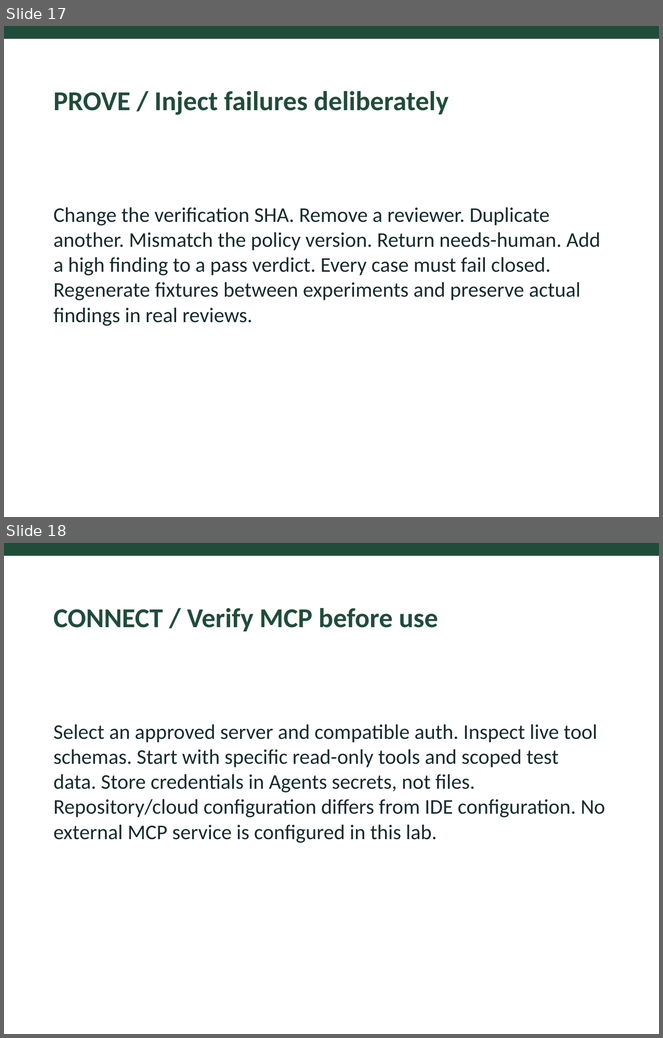
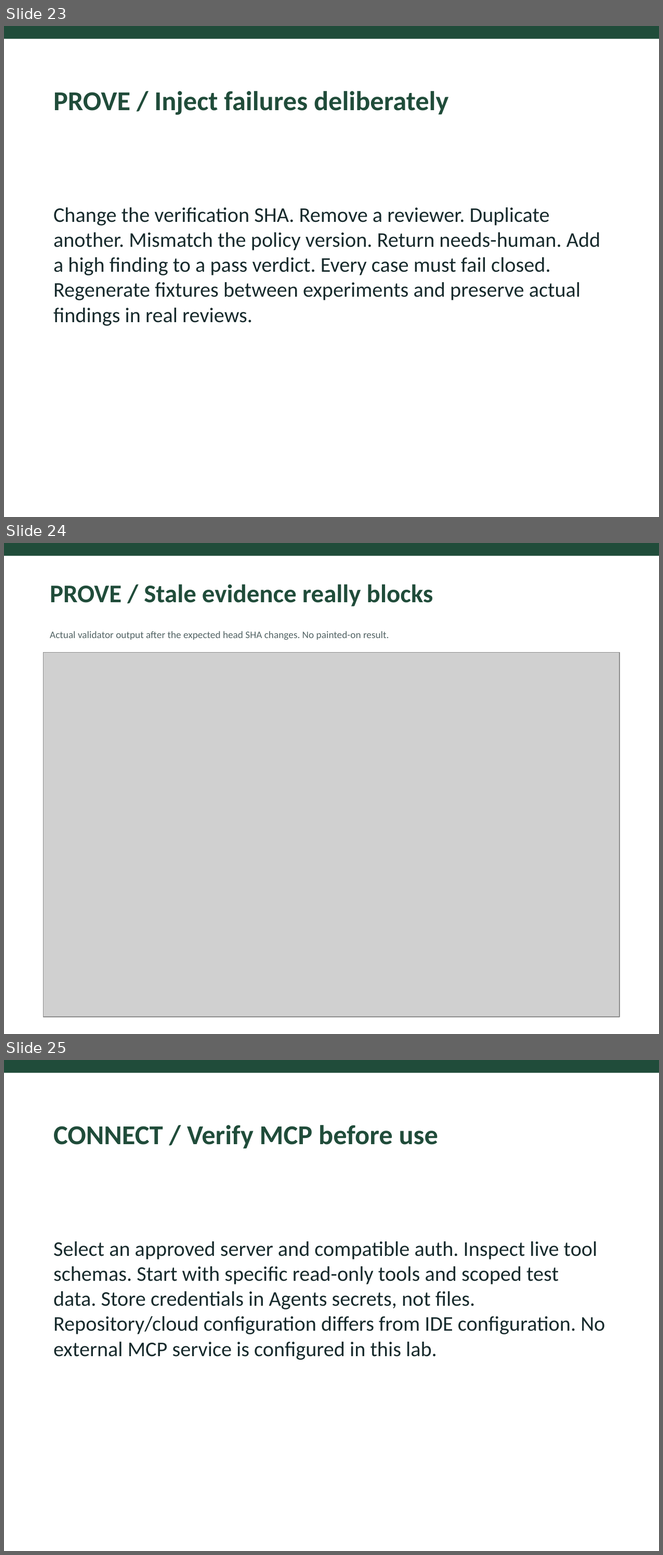
Before and after one commit to ibranibeny/agentic-sdlc-l400, a slide deck: presentations/agentic-sdlc-l400.pptx. Shown one above the other, each under a label of ours: slides 17 and 18 before the commit, slides 23, 24 and 25 after it. The pictures are 663x1038 and 663x1555 pixels, drawn with LibreOffice and Linux fonts; fonts in the diff are those of the drawing; grey boxes stand for pictures. Boxes give left, top, right and bottom in pixels: in the first picture for what was removed or moved away, otherwise in the second. Text is boxed around its words. In the diff, an @@ line names an element or a change of style, - is before the commit and + after.

```diff
--- a/presentations/agentic-sdlc-l400.pptx
+++ b/presentations/agentic-sdlc-l400.pptx
@@ slide 24 added at bbox=[4, 543, 659, 1034], background #FFFFFF @@
@@ rectangle added at bbox=[4, 543, 659, 556], fill #204C3A @@
@@ text added at bbox=[50, 584, 434, 606], 28 pt, text #204C3A, bold @@
+PROVE / Stale evidence really blocks
@@ text added at bbox=[50, 631, 389, 640], 11 pt, text #526364 @@
+Actual validator output after the expected head SHA changes. No painted-on result.
@@ picture added at bbox=[44, 652, 620, 1017] @@
@@ what was slide 17 is now slide 23 @@
@@ what was slide 18 is now slide 25 @@
```
Also in this commit, not shown: 7 other slides added, 3 other files.
